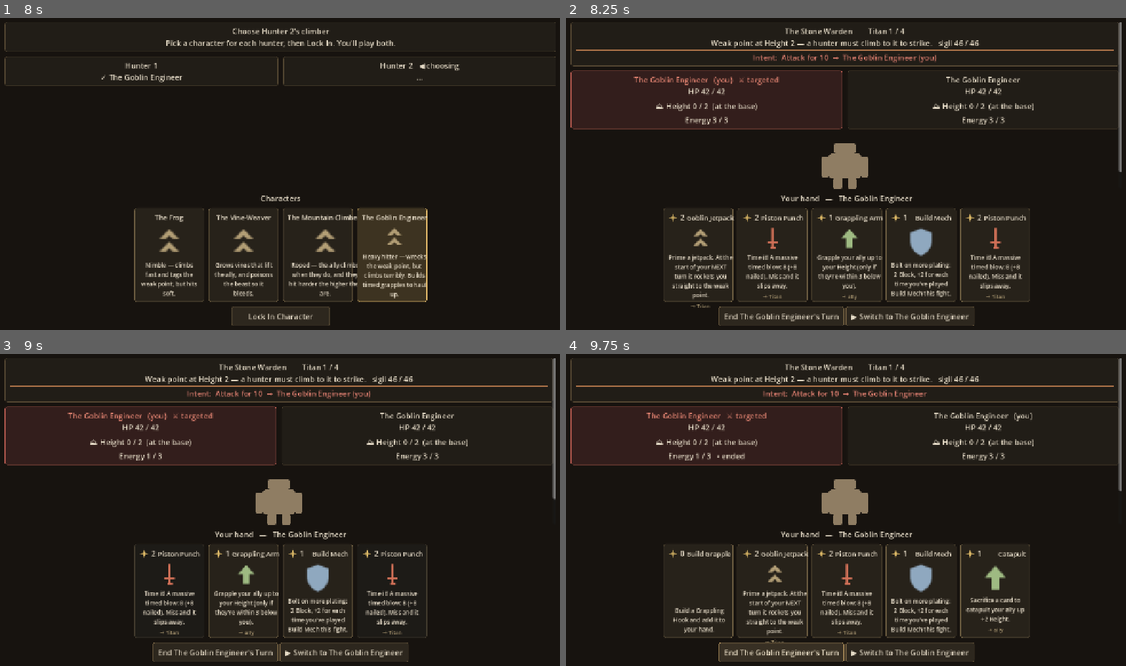
Above: before the commit, frames 1-4 (two rows, left to right).
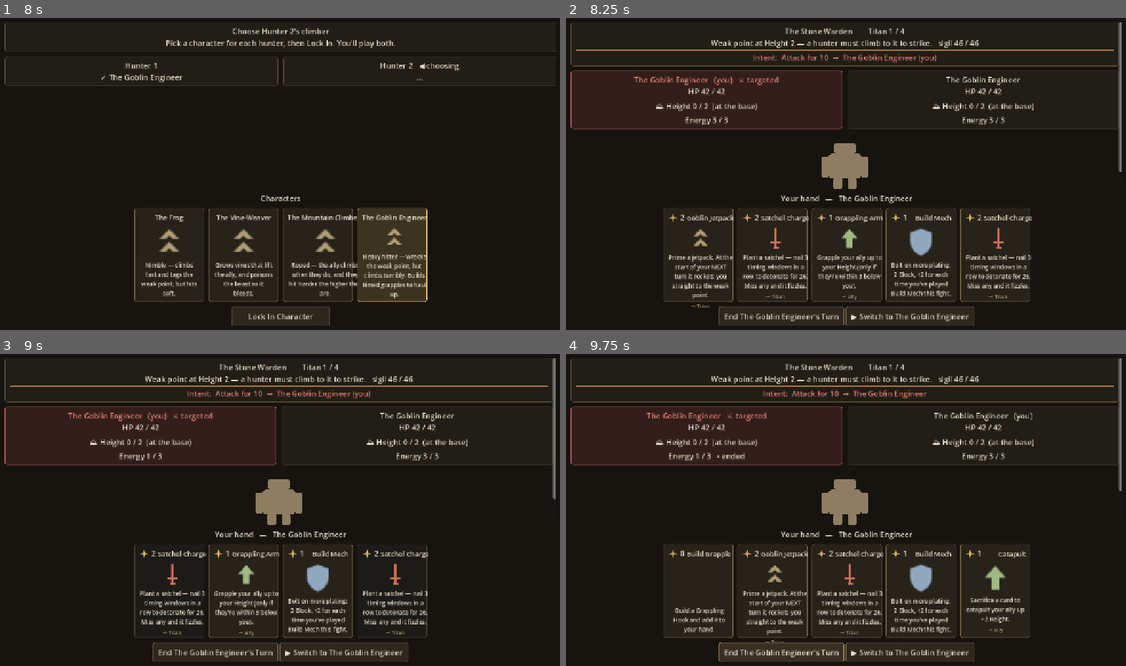
Above: after the commit, the same moments.

Repository: nbensen6/CardGame
Game: Godot game, scene res://views/menu.tscn
Two runs of this game, one before a commit and one after it. Both use one fixed random seed, a clock stepped at 60 frames per second and the inputs below.
Inputs (mouse positions are in pixels of both pictures, inside the frame that each line leads up to):
- Up to frame 1 (8 s): click "Solo (play both hunters)" at 0.5 s; click (168, 255) at 1.27 s; click (240, 255) at 2.02 s; click (319, 255) at 2.77 s; click (392, 255) at 3.52 s; click "Lock In Character" at 4.25 s; click (168, 255) at 5.02 s; click (240, 255) at 5.77 s; click (319, 255) at 6.52 s; click (392, 255) at 7.27 s
- Up to frame 2 (8.25 s): click "Lock In Character" at 8 s
- Up to frame 3 (9 s): click (134, 591) at 8.77 s
- Up to frame 4 (9.75 s): click "End The Goblin Engineer's Turn" at 9.5 s

Frame 1 is identical in both runs. In frame 2, 1.4% of the frame differs, in the area x 31-84%, y 63-90%; in frame 3, 1.4%, in the area x 24-77%, y 63-90%; in frame 4, 0.7%.

Commit message:
Satchel Charge: 3-window chained timing (Engineer complete)
Satchel Charge (replaces Piston Punch): nail 3 timing windows in a row
to detonate for 26; miss any and it fizzles. The chain is entirely
client-side — CardView runs `timed_hits` sequential sweeps and only
reports success if all land, so /core treats it as one timed strike.
A small 1/3, 2/3 counter shows progress on the card.

- core: Card.timed_hits field.
- ui/card_view.gd: start_timing(hits) + chained _fire/_end_timing +
  chain counter label.
- data: satchel_charge; goblin deck Piston Punch ->  Satchel x2.
- snapshot sends timed_hits so the client runs the right chain length.
- Test for detonate-vs-fizzle; all pass.

The Goblin Engineer's redesign (all 8 of Nathan's cards) is complete.

Co-Authored-By: Claude Opus 4.8 <noreply@anthropic.com>

Diff:
--- a/game/core/card.gd
+++ b/game/core/card.gd
@@ -19,6 +19,7 @@
 var timed: bool        # playing it triggers a timing bar; nailing it grants the timed bonus
 var timed_grip: int    # bonus Height on a well-timed throw (Goblin Engineer's grapple)
 var timed_damage: int  # bonus damage on a well-timed strike (interactive attacks)
+var timed_hits: int    # how many timing windows in a row you must nail (default 1; Satchel = 3)
 var ally_grip: int     # Foothold given to the ALLY (vines/ropes — shared climbing)
 var create: String     # card id this card builds and adds to your hand (Goblin Mech)
 var pull_ally: int     # grapple the ally UP to your Height, if the gap is within this
@@ -54,6 +55,7 @@
 	c.timed = bool(d.get("timed", false))
 	c.timed_grip = int(d.get("timed_grip", 0))
 	c.timed_damage = int(d.get("timed_damage", 0))
+	c.timed_hits = int(d.get("timed_hits", 1))
 	c.ally_grip = int(d.get("ally_grip", 0))
 	c.create = String(d.get("create", ""))
 	c.pull_ally = int(d.get("pull_ally", 0))
--- a/game/data/cards.json
+++ b/game/data/cards.json
@@ -40,7 +40,8 @@
     "build_mech":    { "name": "Build Mech", "type": "skill", "cost": 1, "block": 2, "block_per_play": 2, "text": "Bolt on more plating: 2 Block, +2 for each time you've played Build Mech this fight." },
     "burn_coal":     { "name": "Burn Coal", "type": "skill", "cost": 1, "exhaust_pick": true, "cheapen_pick": true, "cheapen_amount": 1, "text": "Sacrifice a card (exhausted for the fight) to permanently cut another card's cost by 1." },
     "catapult":      { "name": "Catapult", "type": "skill", "cost": 1, "exhaust_pick": true, "sac_ally_grip": 2, "target": "ally", "text": "Sacrifice a card to catapult your ally up +2 Height." },
-    "meld":          { "name": "Meld", "type": "skill", "cost": 1, "meld": true, "text": "Fuse two cards in your hand into one that does both, at 1 less than their combined cost." }
+    "meld":          { "name": "Meld", "type": "skill", "cost": 1, "meld": true, "text": "Fuse two cards in your hand into one that does both, at 1 less than their combined cost." },
+    "satchel_charge": { "name": "Satchel Charge", "type": "attack", "cost": 2, "damage": 6, "timed": true, "timed_hits": 3, "timed_damage": 20, "target": "enemy", "text": "Plant a satchel — nail 3 timing windows in a row to detonate for 26. Miss any and it fizzles." }
   },
   "starter_deck": [
     "slash", "slash", "slash",
--- a/game/data/characters.json
+++ b/game/data/characters.json
@@ -24,7 +24,7 @@
       "name": "The Goblin Engineer",
       "desc": "Heavy hitter — wrecks the weak point, but climbs terribly. Builds timed grapples to haul up.",
       "passive": { "type": "attack_bonus", "value": 2 },
-      "starter_deck": ["goblin_jetpack", "piston_punch", "piston_punch", "grappling_arm", "meld", "burn_coal", "build_grapple", "build_grapple", "build_mech", "catapult"]
+      "starter_deck": ["goblin_jetpack", "satchel_charge", "satchel_charge", "grappling_arm", "meld", "burn_coal", "build_grapple", "build_grapple", "build_mech", "catapult"]
     }
   }
 }
--- a/game/session/game_host.gd
+++ b/game/session/game_host.gd
@@ -237,7 +237,7 @@
 			var c: Card = ps.hand[i]
 			cards.append({
 				"index": i, "name": c.name, "cost": _run.combat.effective_cost(pi, c), "target": c.target,
-				"text": c.text, "icon": _card_icon(c), "timed": c.timed,
+				"text": c.text, "icon": _card_icon(c), "timed": c.timed, "timed_hits": c.timed_hits,
 				"exhaust_pick": c.exhaust_pick, "cheapen_pick": c.cheapen_pick, "meld": c.meld,
 				"playable": _run.combat.can_play(pi, i),
 			})
--- a/game/tools/run_tests.gd
+++ b/game/tools/run_tests.gd
@@ -59,6 +59,7 @@
 	_test_burn_coal_exhaust_and_cheapen()
 	_test_catapult_sacrifices_to_launch_ally()
 	_test_meld_fuses_two_cards()
+	_test_satchel_charge_detonates()
 	# step 4: run / meta-progression
 	_test_run_starts_in_combat()
 	_test_run_win_flows_through_reward_to_next_encounter()
@@ -484,6 +485,18 @@
 	_expect(ok and ps.exhaust_pile.size() == 1 and ps.hand.size() == 0
 		and combat.players[1].foothold == ally_before + 2,
 		"Catapult sacrifices a card to launch the ally up +2 Height")
+
+
+func _test_satchel_charge_detonates() -> void:
+	# The 3-window chain is client-side; core sees one hit/miss. A clean chain (hit)
+	# detonates for base + timed_damage; a fizzle (miss) slips away for nothing.
+	var combat := _new_combat([_deck_of(_satchel, 10), _deck_of(_slash, 10)], 42, _dummy_boss(300))
+	var before: int = combat.boss.hp
+	combat.play_card(0, _first_playable(combat, 0), true)   # chain landed
+	var after_hit: int = combat.boss.hp
+	combat.play_card(0, _first_playable(combat, 0), false)  # fizzled
+	_expect(before - after_hit == 26 and combat.boss.hp == after_hit,
+		"Satchel Charge detonates for 26 on a clean chain; a fizzle does nothing")
 
 
 func _test_meld_fuses_two_cards() -> void:
@@ -996,6 +1009,8 @@
 	return Card.from_dict({"id": "catapult", "name": "Catapult", "type": "skill", "cost": 1, "exhaust_pick": true, "sac_ally_grip": 2, "target": "ally"})
 func _meld_card() -> Card:
 	return Card.from_dict({"id": "meld", "name": "Meld", "type": "skill", "cost": 1, "meld": true})
+func _satchel() -> Card:
+	return Card.from_dict({"id": "satchel_charge", "name": "Satchel Charge", "type": "attack", "cost": 2, "damage": 6, "timed": true, "timed_hits": 3, "timed_damage": 20, "target": "enemy"})
 func _sunblade() -> Card:
 	return Card.from_dict({"id": "sunlight_blade", "name": "Sunlight Blade", "type": "attack", "cost": 1, "damage": 5, "damage_per_vulnerable": 3})
 func _bowshot() -> Card:
--- a/game/ui/card_view.gd
+++ b/game/ui/card_view.gd
@@ -20,6 +20,9 @@
 var _dir := 1.0
 var _strip: Control
 var _marker: ColorRect
+var _count_lbl: Label
+var _hits_needed := 1  # sequential timing windows to nail (Satchel Charge = 3)
+var _hits_done := 0
 
 const ICONS := {
 	"sword": preload("res://ui/icons/sword.svg"),
@@ -163,16 +166,18 @@
 
 # --- Timing minigame (on the card) ----------------------------------------
 
-## Begin the timing sweep. The next tap on this card fires it.
-func start_timing() -> void:
+## Begin the timing sweep. `hits` sequential windows must all land (Satchel = 3);
+## the next tap fires each one. The green zone is anchored (see _build_timing_strip)
+## so it sizes itself once the strip is laid out.
+func start_timing(hits: int = 1) -> void:
 	if _timing:
 		return
 	_timing = true
+	_hits_needed = maxi(1, hits)
+	_hits_done = 0
 	_t = 0.0
 	_dir = 1.0
-	# The green zone is anchored (see _build_timing_strip), so it sizes itself once
-	# the strip is laid out — no need to compute a width here (which was 0 while the
-	# strip was still hidden, making the target invisible).
+	_update_count()
 	_strip.visible = true
 	set_process(true)
 
@@ -184,11 +189,36 @@
 		tapped.emit()
 
 
+## One tap during timing. A miss ends the whole chain (fizzle); a hit either
+## advances to the next window or, on the last one, resolves as a success.
 func _fire() -> void:
+	if _t < ZONE_MIN or _t > ZONE_MAX:
+		_end_timing(false)
+		return
+	_hits_done += 1
+	if _hits_done >= _hits_needed:
+		_end_timing(true)
+		return
+	_t = 0.0  # reset the sweep for the next window
+	_dir = 1.0
+	_update_count()
+
+
+func _end_timing(success: bool) -> void:
 	_timing = false
 	set_process(false)
 	_strip.visible = false
-	timing_resolved.emit(_t >= ZONE_MIN and _t <= ZONE_MAX)
+	timing_resolved.emit(success)
+
+
+func _update_count() -> void:
+	if _count_lbl == null:
+		return
+	if _hits_needed > 1:
+		_count_lbl.visible = true
+		_count_lbl.text = "%d/%d" % [_hits_done, _hits_needed]
+	else:
+		_count_lbl.visible = false
 
 
 func _process(delta: float) -> void:
@@ -242,6 +272,17 @@
 	_marker.size = Vector2(5, 20)
 	_marker.mouse_filter = Control.MOUSE_FILTER_IGNORE
 	strip.add_child(_marker)
+	# Chain counter (only shown for multi-window cards like Satchel), pinned left.
+	_count_lbl = Label.new()
+	_count_lbl.add_theme_font_size_override("font_size", 12)
+	_count_lbl.add_theme_color_override("font_color", Color(1.0, 0.95, 0.7))
+	_count_lbl.anchor_top = 0.0
+	_count_lbl.anchor_bottom = 1.0
+	_count_lbl.offset_left = 4.0
+	_count_lbl.vertical_alignment = VERTICAL_ALIGNMENT_CENTER
+	_count_lbl.mouse_filter = Control.MOUSE_FILTER_IGNORE
+	_count_lbl.visible = false
+	strip.add_child(_count_lbl)
 	return strip
 
 
--- a/game/views/combat_view.gd
+++ b/game/views/combat_view.gd
@@ -341,7 +341,7 @@
 		_pick_for_selection(index)
 		return
 	if bool(card.get("timed", false)):
-		cv.start_timing()  # the card runs its own timing sweep; the next tap fires it
+		cv.start_timing(int(card.get("timed_hits", 1)))  # runs its own sweep(s); next tap fires each
 		return
 	if bool(card.get("exhaust_pick", false)) or bool(card.get("cheapen_pick", false)) or bool(card.get("meld", false)):
 		_start_selection(card)  # Burn Coal / Catapult / Meld — pick target cards, then it fires
Not shown, changed: design/cards-and-classes.md
